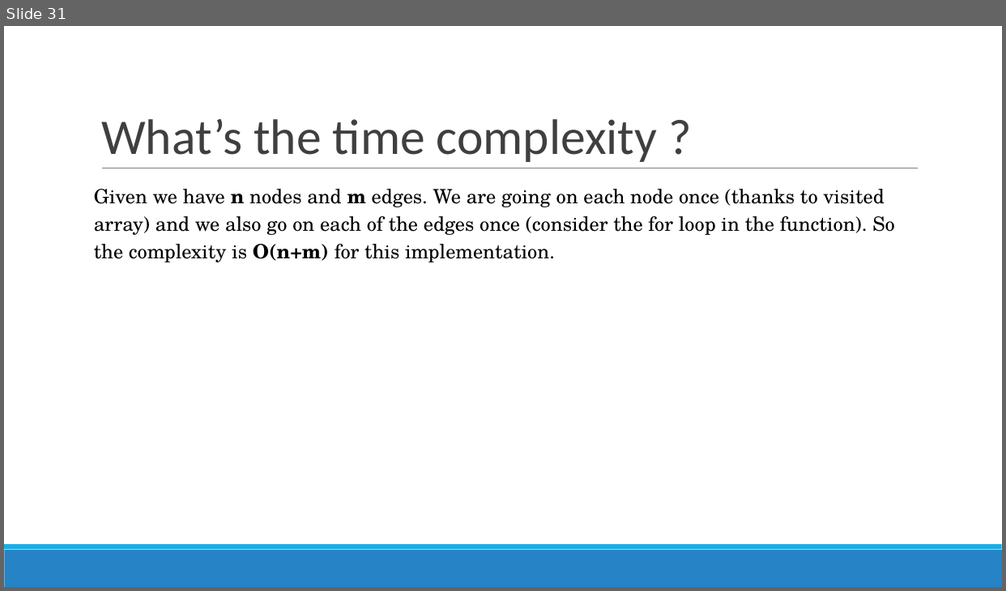
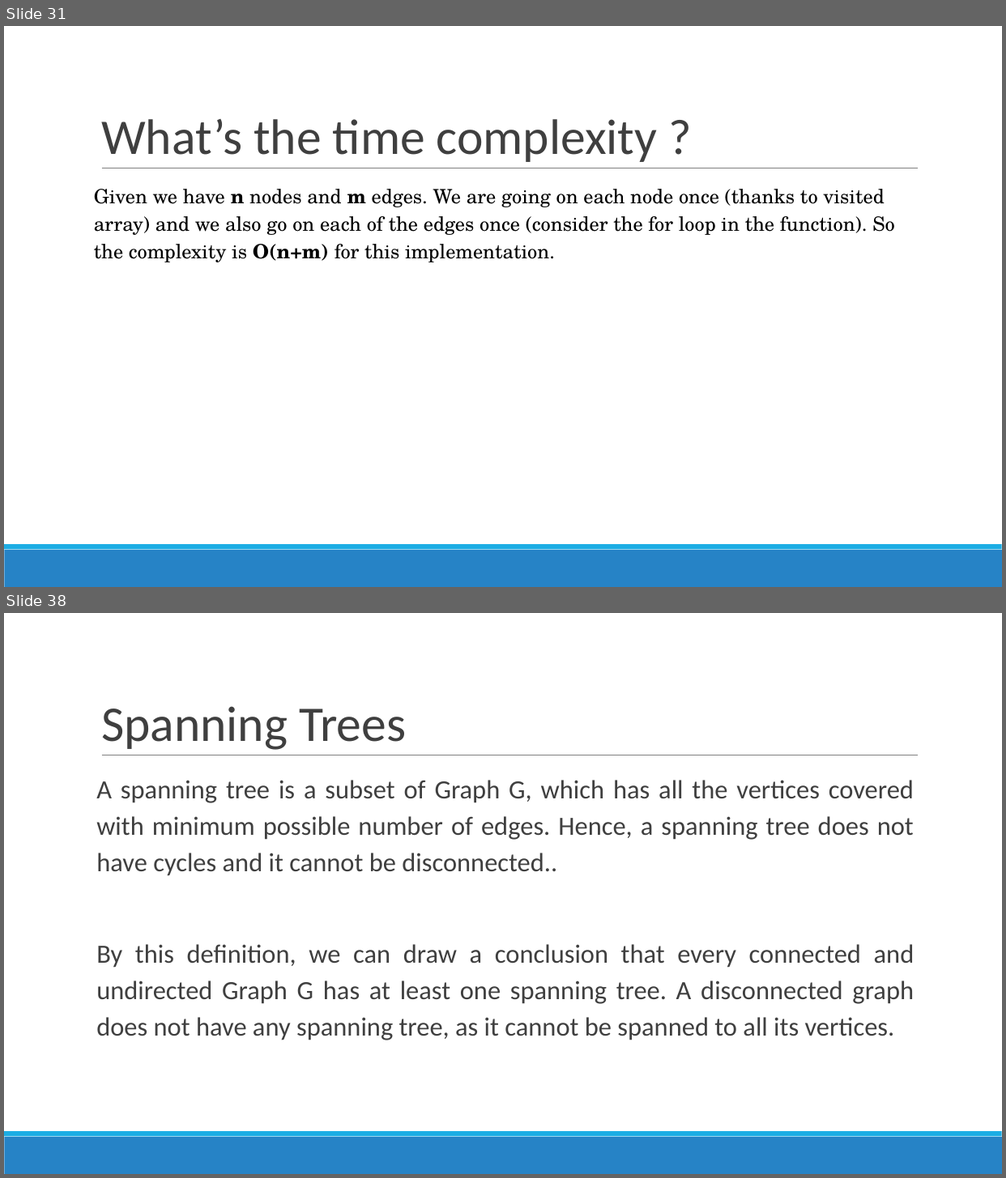
Before and after one commit to poojasabnani/DSA-for-Interviews-GirlScript-EOP, a slide deck: Day 12-13/Graphs.pptx. Shown one above the other, each under a label of ours: slide 31 before the commit, slides 31 and 38 after it; the slides between them are not shown. The pictures are 1006x591 and 1006x1178 pixels, drawn with LibreOffice and Linux fonts; fonts in the diff are those of the drawing. Boxes give left, top, right and bottom in pixels: in the first picture for what was removed or moved away, otherwise in the second. Text is boxed around its words. In the diff, an @@ line names an element or a change of style, - is before the commit and + after.

```diff
--- a/Day 12-13/Graphs.pptx
+++ b/Day 12-13/Graphs.pptx
@@ slide 38 added at bbox=[4, 613, 1002, 1174], background #FFFFFF; not listed: 3 template elements that a slide beside it also shows @@
@@ title added at bbox=[101, 706, 406, 750], 48 pt, text #3F3F3F @@
+Spanning Trees
@@ text added at bbox=[96, 780, 914, 1041], 25.3 pt, text #3F3F3F @@
+A spanning tree is a subset of Graph G, which has all the vertices covered with minimum possible number of edges. Hence, a spanning tree does not have cycles and it cannot be disconnected..
+By this definition, we can draw a conclusion that every connected and undirected Graph G has at least one spanning tree. A disconnected graph does not have any spanning tree, as it cannot be spanned to all its vertices.
```
Also in this commit, not shown: 14 other slides added, 1 slide removed, 4 other files.
